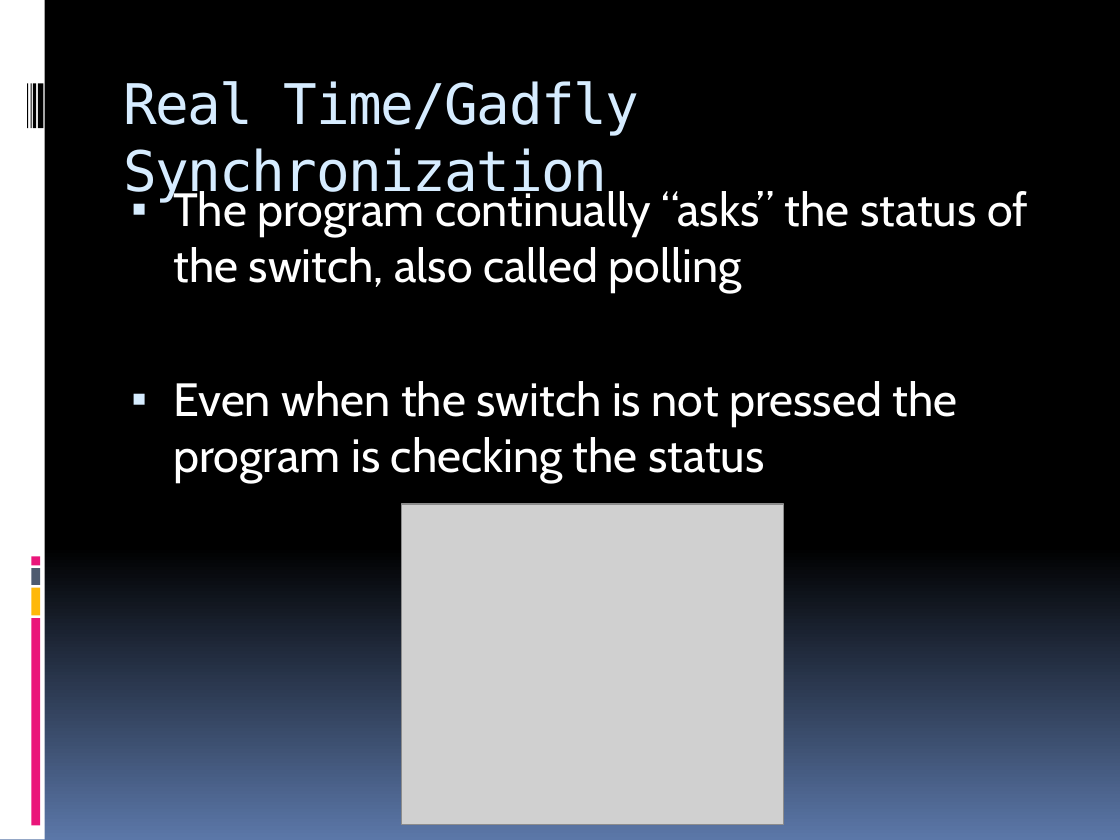
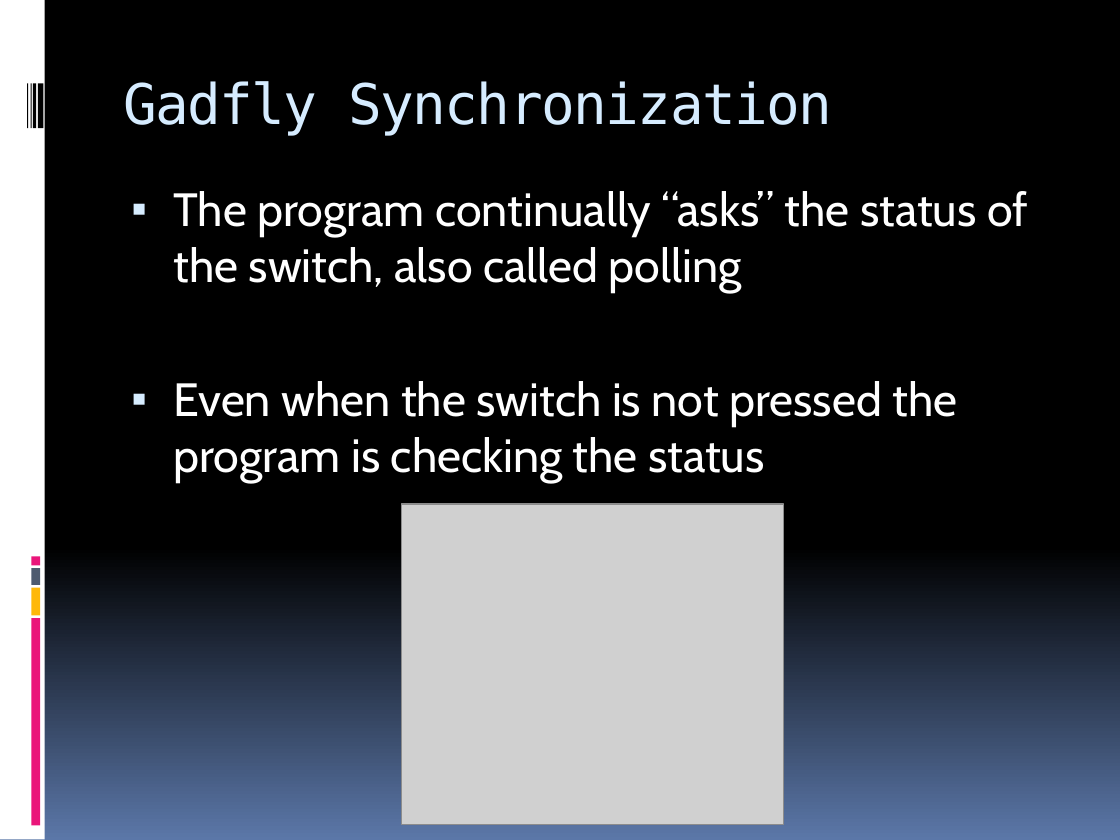
Before and after one commit to Kiefer602/MyTeam, a slide deck: slide 12 of Projects/recap/week5a_recap.pptx. Drawn at 1120x840 pixels with LibreOffice and Linux fonts; fonts in the diff are those of the drawing; grey boxes stand for pictures. Boxes give left, top, right and bottom in pixels: in the first picture for what was removed or moved away, otherwise in the second. Text is boxed around its words. In the diff, an @@ line names an element or a change of style, - is before the commit and + after.

```diff
--- a/Projects/recap/week5a_recap.pptx
+++ b/Projects/recap/week5a_recap.pptx
@@ title at (123,81,832,135): text changed @@
-Real Time/Gadfly Synchronization
+Gadfly Synchronization
```
Also in this commit, not shown: 2 other slides changed.
